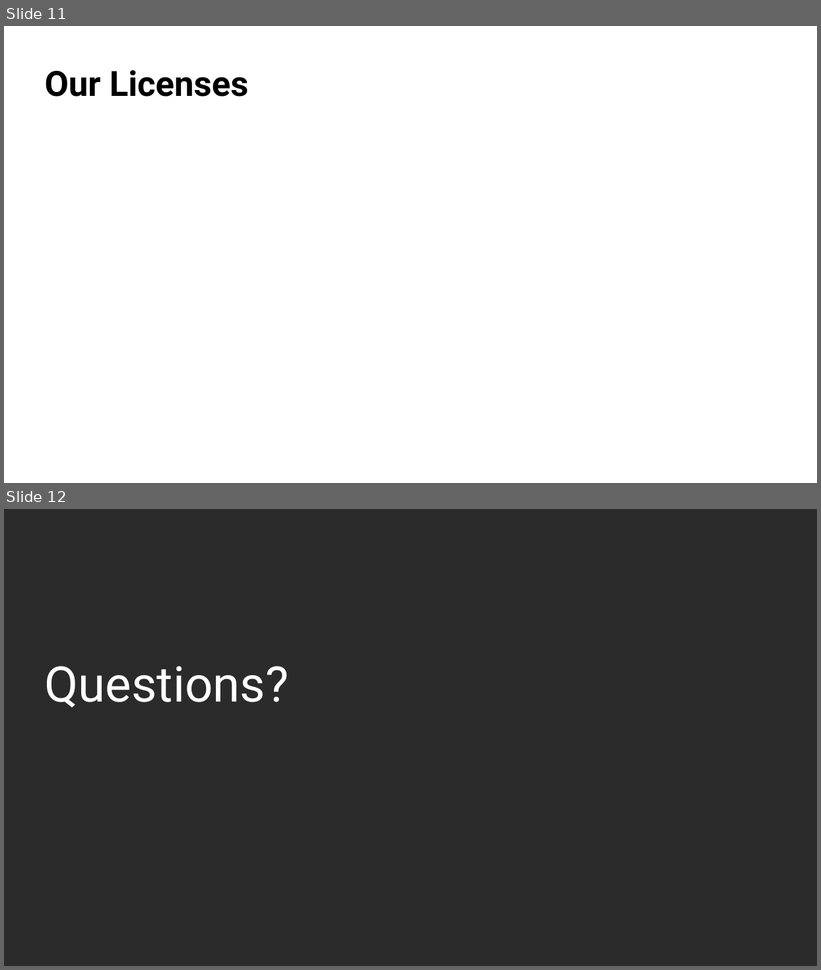
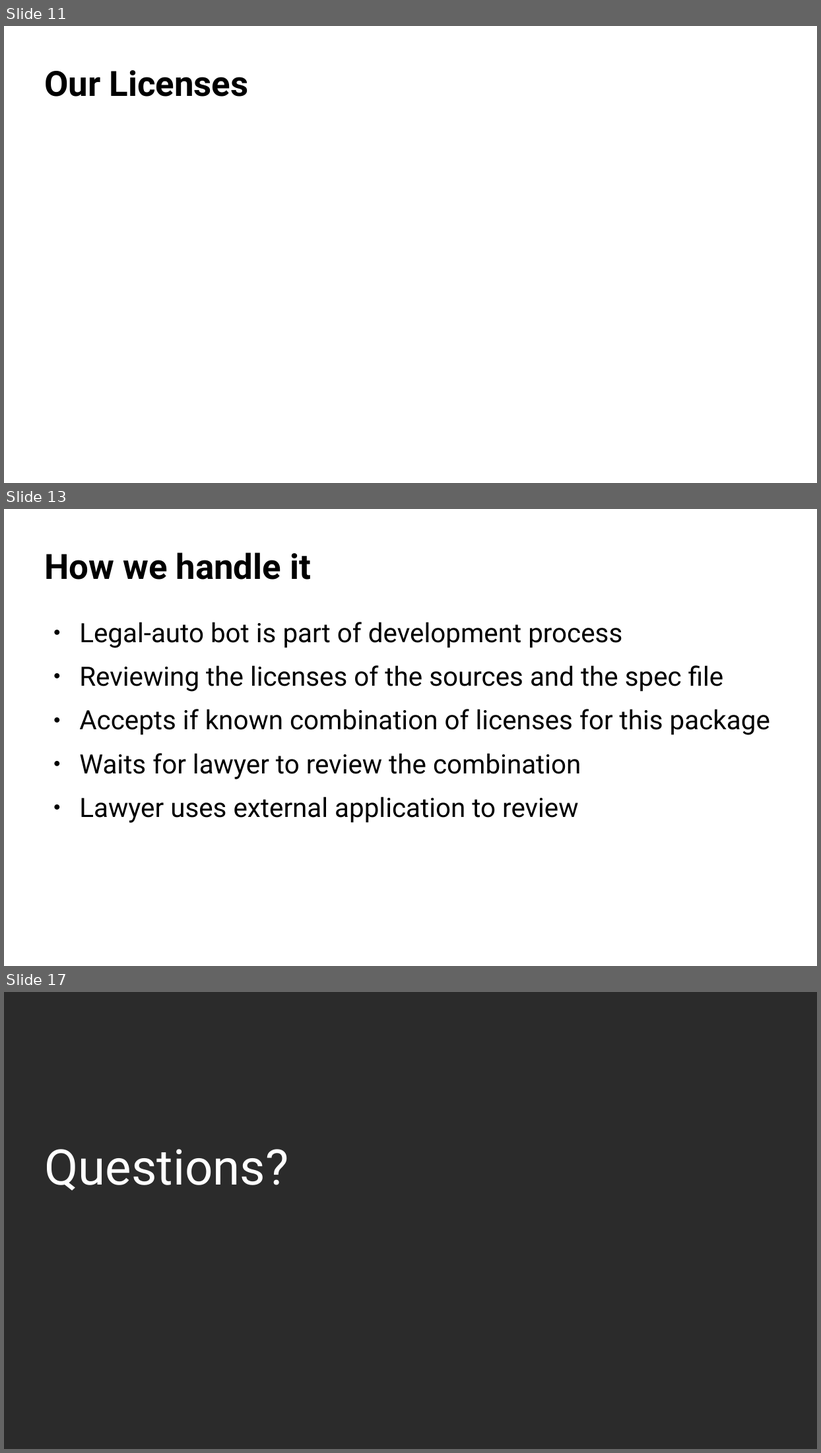
Before and after one commit to coolo/drunken-adventure, a slide deck: osc2017-2/cavil.odp. Shown one above the other, each under a label of ours: slides 11 and 12 before the commit, slides 11, 13 and 17 after it; the slides between them are not shown. The pictures are 821x970 and 821x1453 pixels, drawn with LibreOffice and Linux fonts; fonts in the diff are those of the drawing; background and template pictures are left out; a plain dark background stands for a picture behind light text. Boxes give left, top, right and bottom in pixels: in the first picture for what was removed or moved away, otherwise in the second. Text is boxed around its words. In the diff, an @@ line names an element or a change of style, - is before the commit and + after.

```diff
--- a/osc2017-2/cavil.odp
+++ b/osc2017-2/cavil.odp
@@ slide 13 added at <box>4,509,817,966</box>, background #FFFFFF @@
@@ title added at <box>45,553,311,580</box>, 34 pt, text #000000, bold @@
+How we handle it
@@ text added at <box>79,622,770,823</box>, 26 pt, text #000000 @@
+● Legal-auto bot is part of development process
+● Reviewing the licenses of the sources and the spec file
+● Accepts if known combination of licenses for this package
+● Waits for lawyer to review the combination
+● Lawyer uses external application to review
@@ what was slide 12 is now slide 17 @@
```
Also in this commit, not shown: 4 other slides added.
